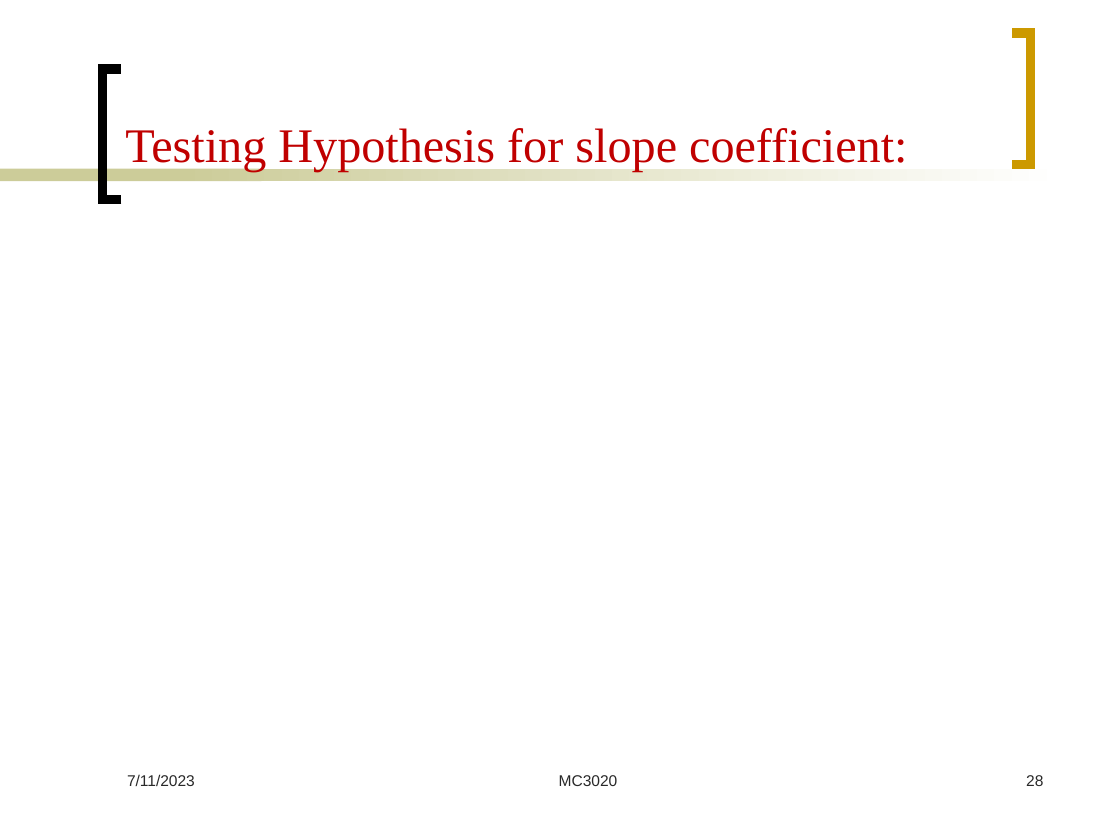
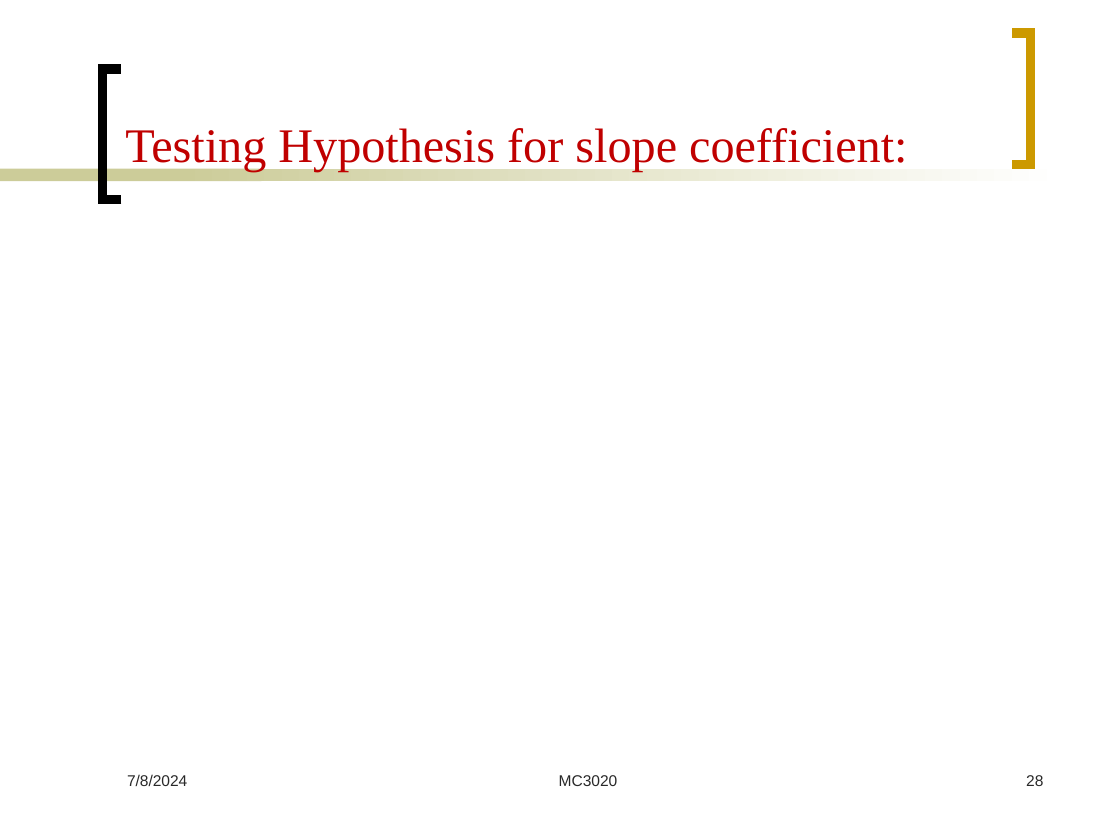
Before and after one commit to Mayooran1987/MC3020_E22, a slide deck: slide 28 of Lect_6.pptx. Drawn at 1120x840 pixels with LibreOffice and Linux fonts; fonts in the diff are those of the drawing; grey boxes stand for pictures. Boxes give left, top, right and bottom in pixels: in the first picture for what was removed or moved away, otherwise in the second. Text is boxed around its words. In the diff, an @@ line names an element or a change of style, - is before the commit and + after.

```diff
--- a/Lect_6.pptx
+++ b/Lect_6.pptx
@@ text at (127,774,187,786): text changed @@
-7/11/2023
+7/8/2024
```
Also in this commit, not shown: 57 other slides changed, 16 other files.
